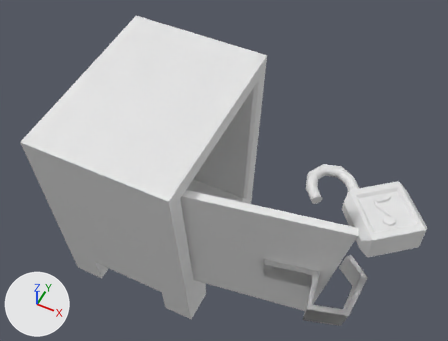
Before and after pictures for a commit that changed the FBX model Assets/3DModels/unlock.fbx.
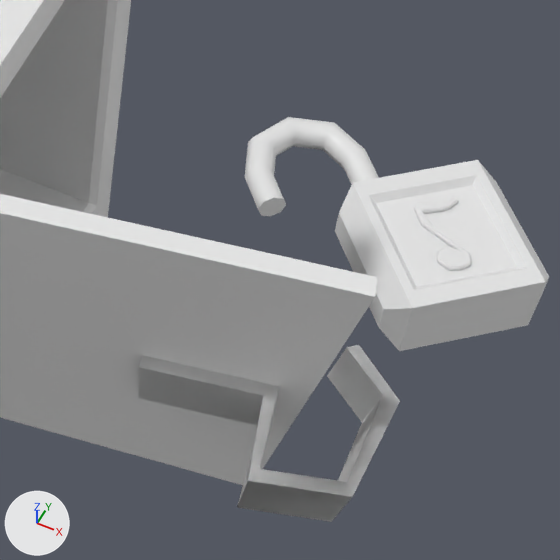
Each version is shown whole from a camera (50 mm lens) standing at (5.2, -6.72, 11.38) and looking at (1.57, 0.54, 2.31), then close up on the part from 46% to 96% of the width and 34% to 100% of the height. The lights are fixed; the arrows at lower left show +X, +Y and +Z. Where no turn or scale is listed for an object, it has been applied to the vertices.

The scene before the commit, as lines of its bpy script (objects in view):
```python
me_mesh = bpy.data.meshes.new('Mesh')
me_mesh.from_pydata(...)  # 56 vertices, 54 faces; spans x -0.37..0.262, y -0.38..0.412, z -0.027..0.028
me_mesh.materials.append(mat_music_notes)  # white #e7e7e7
me_mesh_002 = bpy.data.meshes.new('Mesh.002')
me_mesh_002.from_pydata(...)  # 24 vertices, 22 faces; spans x -0.94..0.94, y -0.93..0.93, z -0.32..0.32
me_mesh_002.materials.append(mat_lock)  # white #e7e7e7
me_mesh_003 = bpy.data.meshes.new('Mesh.003')
me_mesh_003.from_pydata(...)  # 112 vertices, 106 faces; spans x -2.88..2.88, y -1.79..1.79, z -2.2..2.2
me_mesh_003.materials.append(mat_safe_box)  # white #e7e7e7
ob_lock_1 = bpy.data.objects.new('lock_1', me_mesh_002)
ob_lock_1.location = (4.605, 2.428, 0.331)
ob_music_notes_1 = bpy.data.objects.new('music_notes_1', me_mesh)
ob_music_notes_1.location = (4.638, 2.44, 0.614)
ob_safe_box_1 = bpy.data.objects.new('safe_box_1', me_mesh_003)
ob_safe_box_1.location = (1.97, -0.091, 2.203)
# also in view: 'link_1' at (4.01, -1.02, 2.29); 'iron_1' at (3.32, 2.81, 0.33)
```
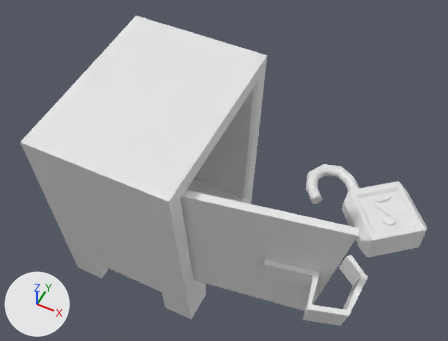
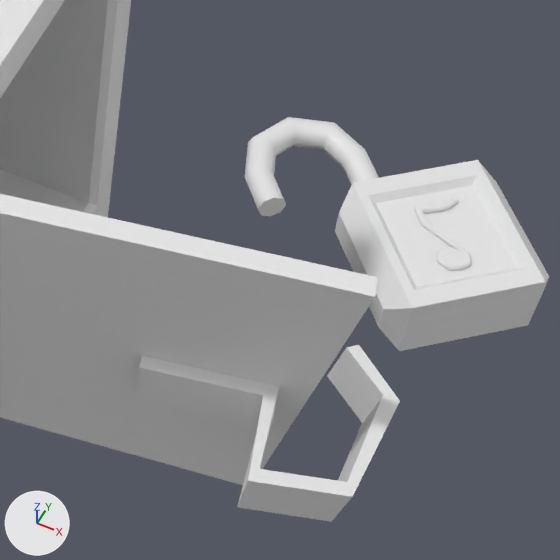
Patch to the scene script:
```diff
--- a/Assets/3DModels/unlock.fbx.py
+++ b/Assets/3DModels/unlock.fbx.py
@@ me_mesh_003 @@
 # used by ob_safe_box_1; location = (1.97, -0.091, 2.203)
-me_mesh_003.from_pydata(...)  # 112 vertices, 106 faces; spans x -2.88..2.88, y -1.79..1.79, z -2.2..2.2
+me_mesh_003.from_pydata(...)  # 88 vertices, 84 faces; spans x -2.88..2.58, y -1.79..1.79, z -2.2..2.2
+# me_mesh_003 part 1: the loose piece of 24 vertices spanning x 1.2..2.88, y -1.56..-0.3, z -0.19..0.37 is deleted
+# me_mesh_003 part 2
+# 14 faces are deleted
+# 14 new faces join them
 me_mesh_003.materials.append(mat_safe_box)
```

Where the change shows, as pixel boxes [x1, y1, x2, y2] in the close-ups (560 x 560 px; the box of a moved part takes in the faces that stretch with it):
part 1 of me_mesh_003, deleted: before [138, 345, 400, 522]
part 2 of me_mesh_003, moved or reshaped: [136, 349, 341, 485] in both
'link_1', unchanged, uncovered by the edit: [138, 345, 400, 522] in both
